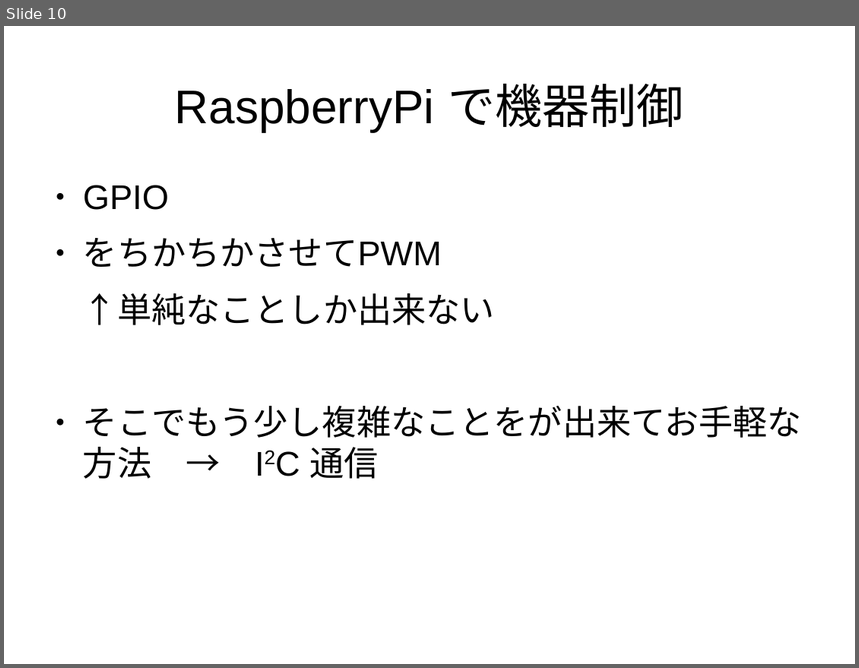
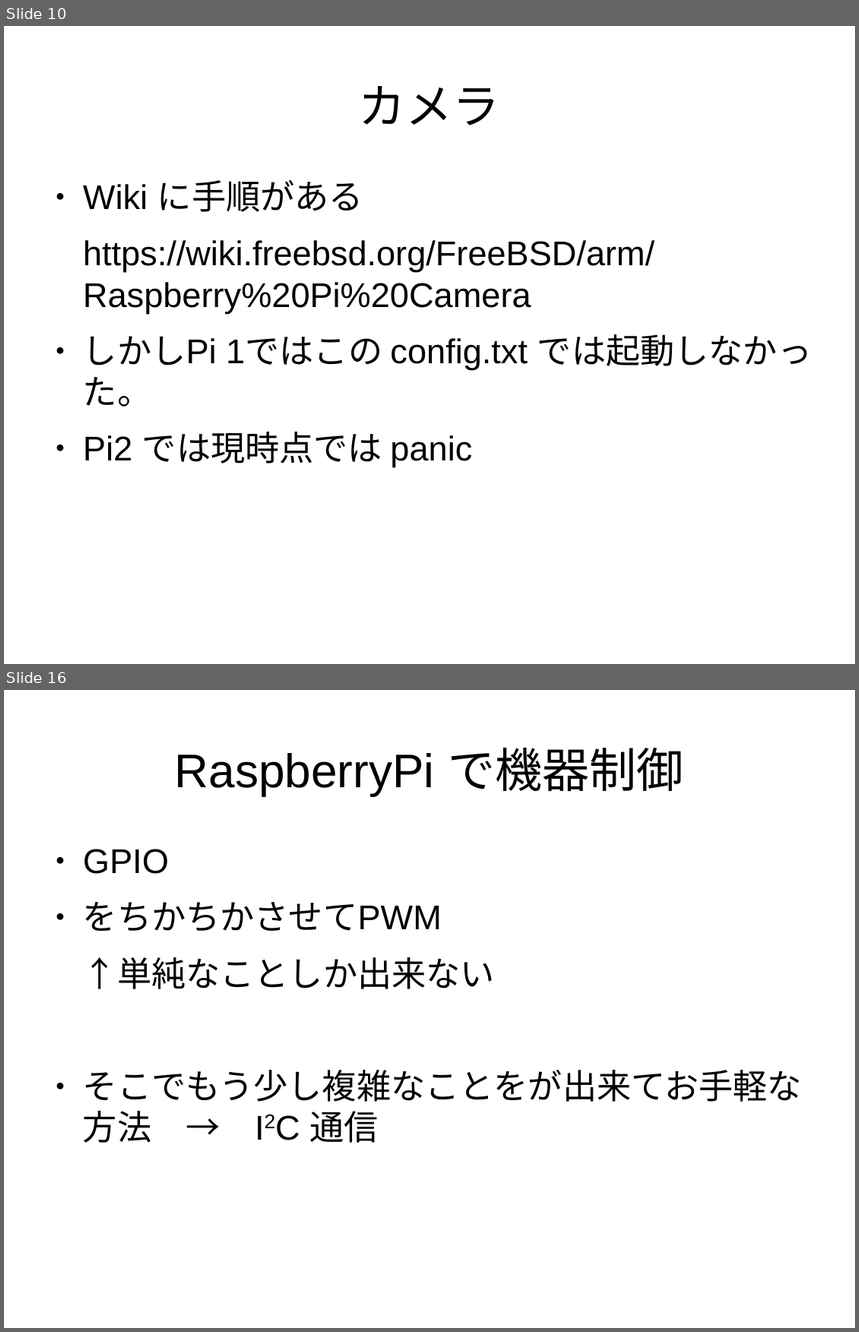
Before and after one commit to s-mitu/RaspberryPi, a slide deck: FreeBSD/Documents/RaspberryPi-20151030.odp. Shown one above the other, each under a label of ours: slide 10 before the commit, slides 10 and 16 after it; the slides between them are not shown. The pictures are 859x668 and 859x1332 pixels, drawn with LibreOffice and Linux fonts; fonts in the diff are those of the drawing. Boxes give left, top, right and bottom in pixels: in the first picture for what was removed or moved away, otherwise in the second. Text is boxed around its words. In the diff, an @@ line names an element or a change of style, - is before the commit and + after.

```diff
--- a/FreeBSD/Documents/RaspberryPi-20151030.odp
+++ b/FreeBSD/Documents/RaspberryPi-20151030.odp
@@ slide 10 added at (x1=4, y1=26, x2=855, y2=664), background #FFFFFF @@
@@ title added at (x1=359, y1=86, x2=500, y2=126), 44 pt, text #000000 @@
+カメラ
@@ text added at (x1=83, y1=180, x2=812, y2=468), 32 pt, text #000000 @@
+● Wiki に手順がある
+https://wiki.freebsd.org/FreeBSD/arm/Raspberry%20Pi%20Camera
+● しかしPi 1ではこの config.txt では起動しなかった。
+● Pi2 では現時点では panic
@@ what was slide 10 is now slide 16 @@
```
Also in this commit, not shown: 1 slide changed, 5 other slides added.
